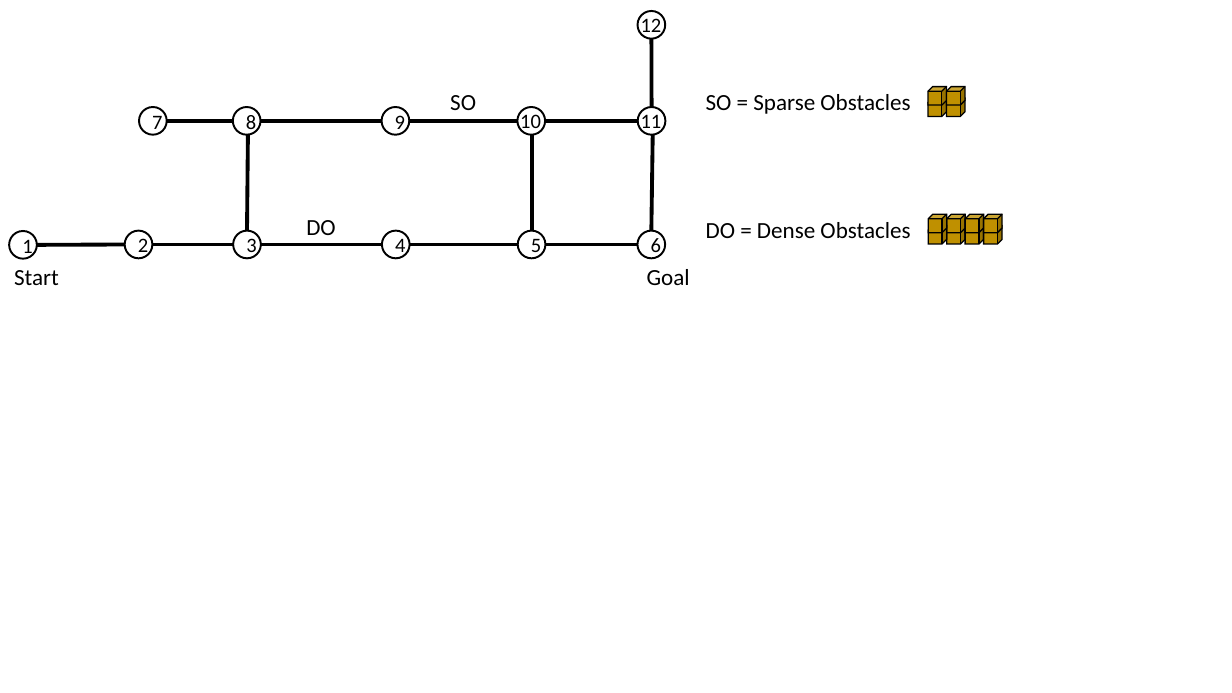
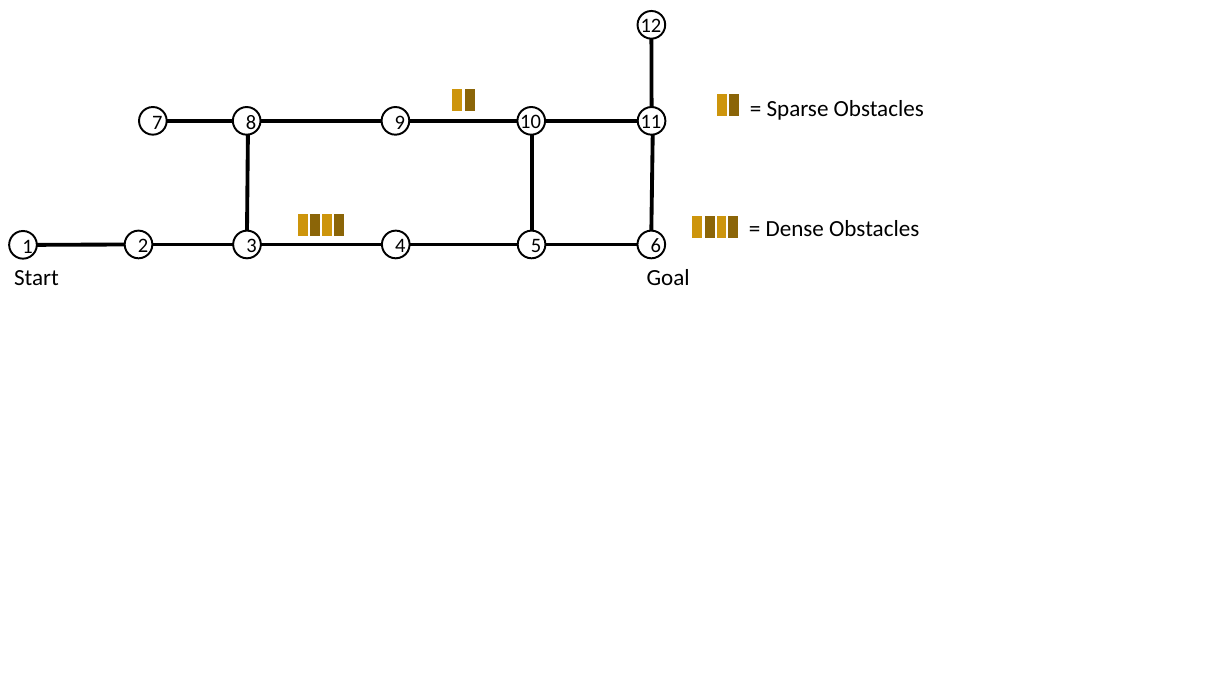
Before and after one commit to cmu-able/explainable-planning, a slide deck: slide 10 of XPlanningEvaluation/data/instruction/instruction-color-blind-friendly.pptx. Drawn at 1232x693 pixels with LibreOffice and Linux fonts; fonts in the diff are those of the drawing. Boxes give left, top, right and bottom in pixels: in the first picture for what was removed or moved away, otherwise in the second. Text is boxed around its words. In the diff, an @@ line names an element or a change of style, - is before the commit and + after.

Commit message:
updated obstacle notation in instruction-color-blind-friendly.pptx

```diff
--- a/XPlanningEvaluation/data/instruction/instruction-color-blind-friendly.pptx
+++ b/XPlanningEvaluation/data/instruction/instruction-color-blind-friendly.pptx
@@ group removed at <box>928,87,965,116</box>: 4 cubes @@
@@ text removed at <box>450,95,476,110</box> @@
-SO
@@ rectangle added at <box>716,93,728,117</box>, fill #CD950C, outline #FFFFFF 1.5 pt @@
@@ rectangle added at <box>728,93,740,117</box>, fill #8B6508, outline #FFFFFF 1.5 pt @@
@@ text at <box>767,100,924,120</box>: text changed @@
-SO = Sparse Obstacles
+= Sparse Obstacles
@@ text removed at <box>306,220,335,235</box> @@
-DO
@@ group added at <box>297,89,476,238</box>: 6 rectangles @@
@@ group added at <box>691,215,739,239</box>: 4 rectangles @@
@@ text at <box>766,220,919,236</box>: text changed @@
-DO = Dense Obstacles
+= Dense Obstacles
@@ group removed at <box>929,214,1003,244</box>: 8 cubes @@
```
Also in this commit, not shown: 4 other slides changed.
